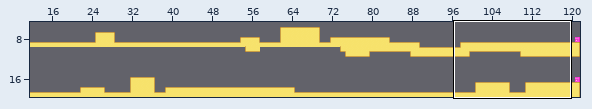
An edit to a level. Tiled map (JSON), assets/levels/level2.json. Above, an overview of the earlier version with the close-up marked.
Close-up. The starting point:
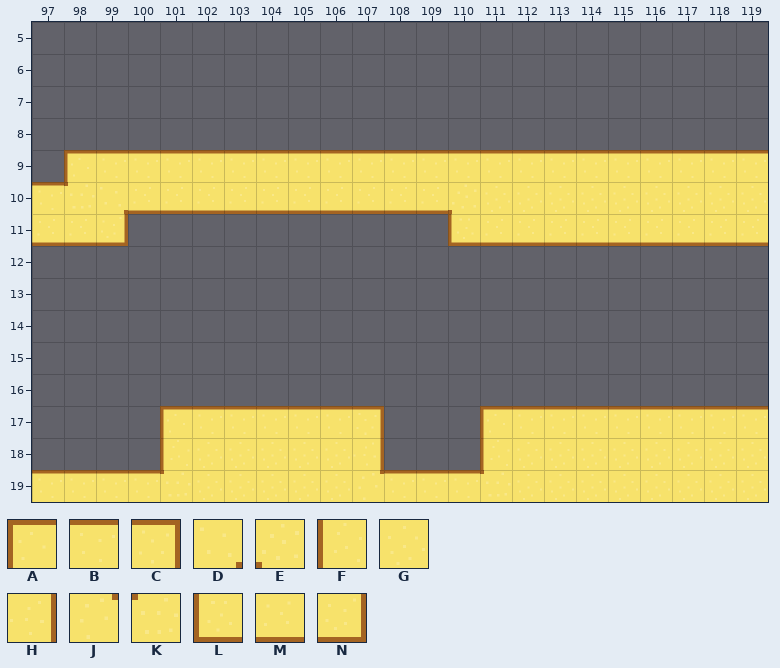
Cells are 64x64 px. Shown: x 97..119, y 5..19.
Key: from "level": A 0, B 1, C 2, D 3, E 4, F 10, G 11, H 12, J 13, K 14, L 20, M 21, N 22.
_ is an empty cell.
Layer "Kachelebene 1" before, first column x 97:
 5 _______________________
 6 _______________________
 7 _______________________
 8 _______________________
 9 _ABBBBBBBBBBBBBBBBBBBBB
10 BKDMMMMMMMMMMEGGGGGGGGG
11 MMN__________LMMMMMMMMM
12 _______________________
13 _______________________
14 _______________________
15 _______________________
16 _______________________
17 ____ABBBBBC___ABBBBBBBB
18 ____FGGGGGH___FGGGGGGGG
19 BBBBKGGGGGJBBBKGGGGGGGG
Once edited:
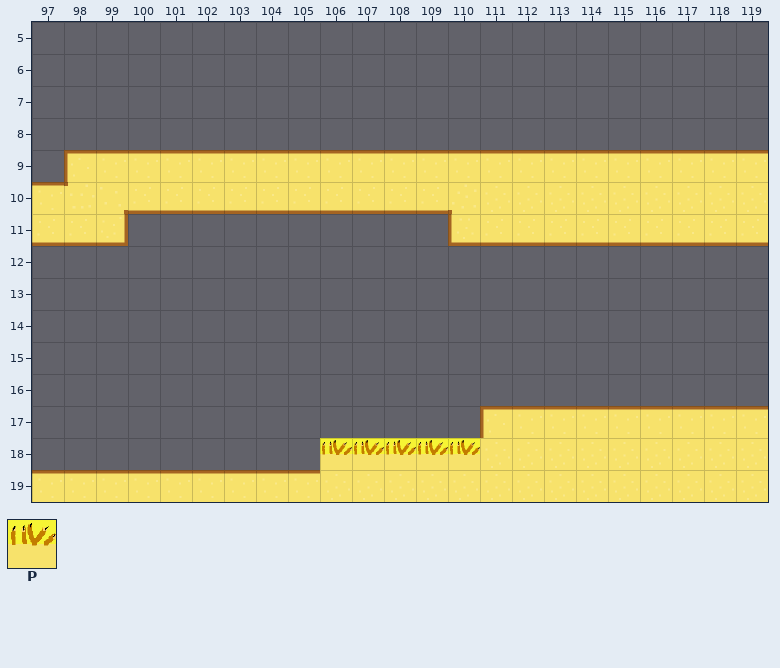
Further tiles: from "level": P 6.
What changed:
Layer "Kachelebene 1":
Tile G gives way to tile B in row 19 at x 102 to 105.
Tile K gives way to tile B in row 19 at x 101.
Tile B gives way to tile G in row 19 at x 108 to 110.
Tile F gives way to tile G in row 18 at x 111.
Tile J gives way to tile G in row 19 at x 107.
Tile K gives way to tile G in row 19 at x 111.
Tile G gives way to tile P in row 18 at x 106.
Tile H gives way to tile P in row 18 at x 107.
The edit adds tile P in row 18 at x 108 to 110.
Tile A is removed in row 17 at x 101.
Tile B is removed in row 17 at x 102 to 106.
Tile C is removed in row 17 at x 107.
Tile F is removed in row 18 at x 101.
Tile G is removed in row 18 at x 102 to 105.
